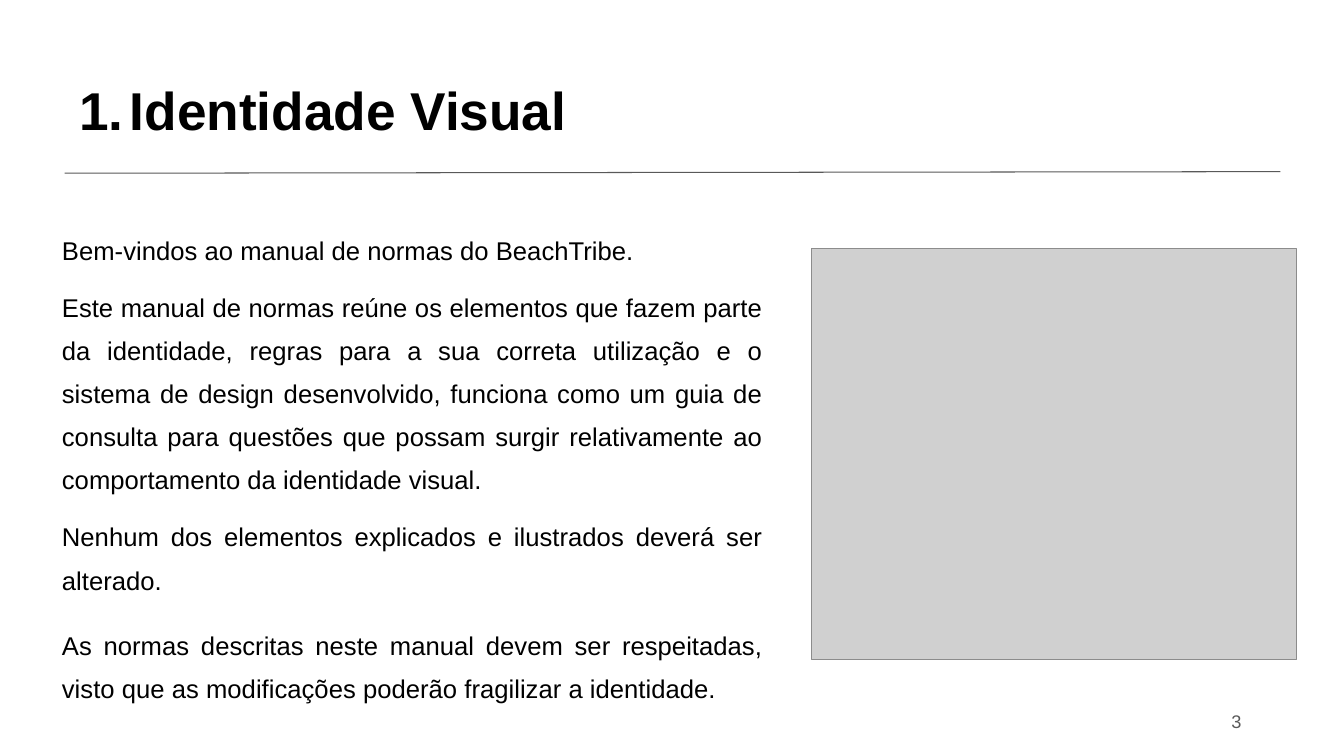
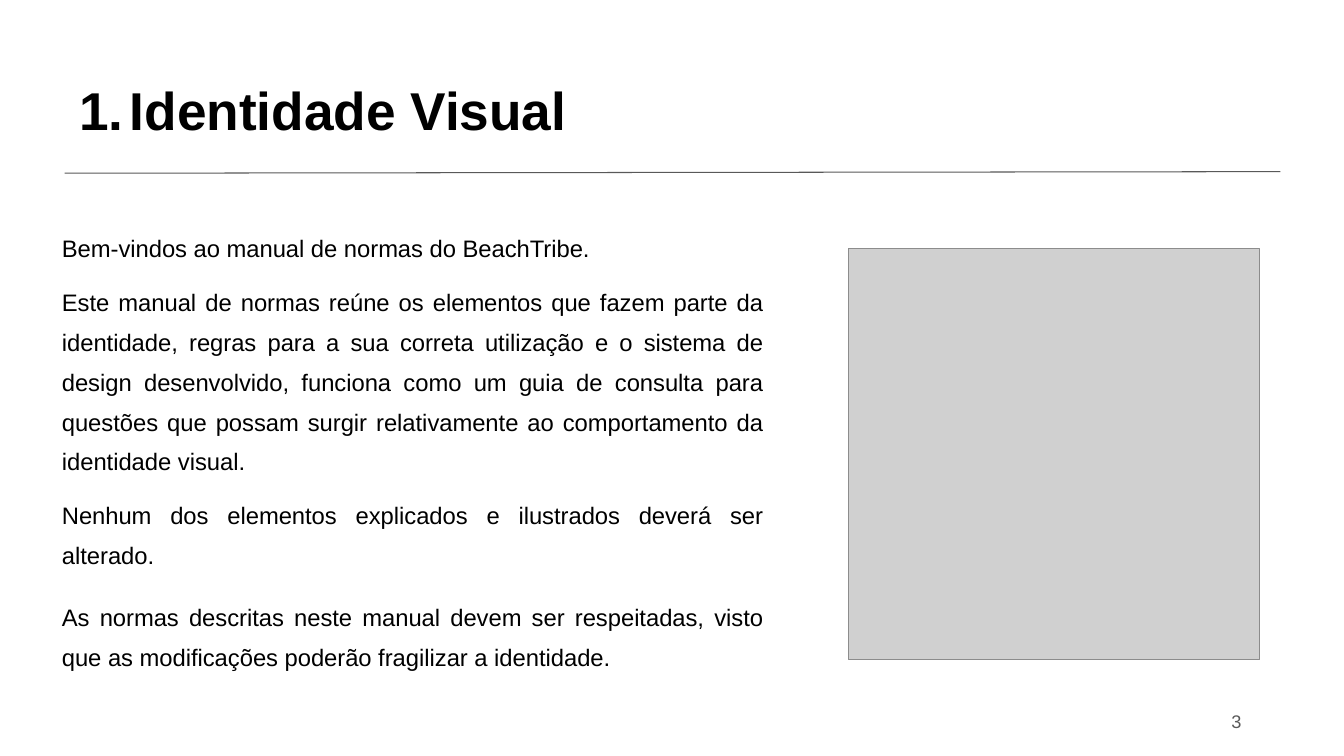
Before and after one commit to MarceloFerreira2231340/BeachTribe, a slide deck: slide 3 of BeachTribe-Entregas/BeachTribe-EntregaFinal/BeachTribe-Manual-Normas.pptx. Drawn at 1344x756 pixels with LibreOffice and Linux fonts; fonts in the diff are those of the drawing; grey boxes stand for pictures. Boxes give left, top, right and bottom in pixels: in the first picture for what was removed or moved away, otherwise in the second. Text is boxed around its words. In the diff, an @@ line names an element or a change of style, - is before the commit and + after.

Commit message:
Manuel de Normas

```diff
--- a/BeachTribe-Entregas/BeachTribe-EntregaFinal/BeachTribe-Manual-Normas.pptx
+++ b/BeachTribe-Entregas/BeachTribe-EntregaFinal/BeachTribe-Manual-Normas.pptx
@@ text "Bem-vindos ao manual de normas ..." at (x1=62, y1=239, x2=763, y2=671): size 18.4 to 17 pt @@
@@ picture resized from (x1=812, y1=249, x2=1297, y2=660) to (x1=849, y1=249, x2=1260, y2=660) @@
```
Also in this commit, not shown: 8 other slides changed, 1 slide added.
